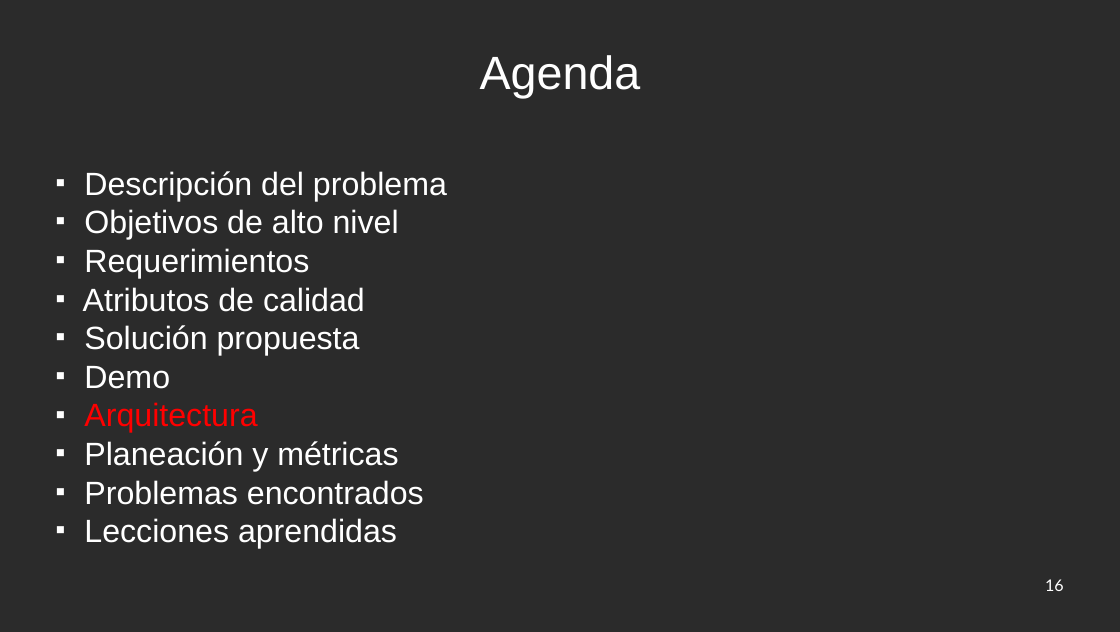
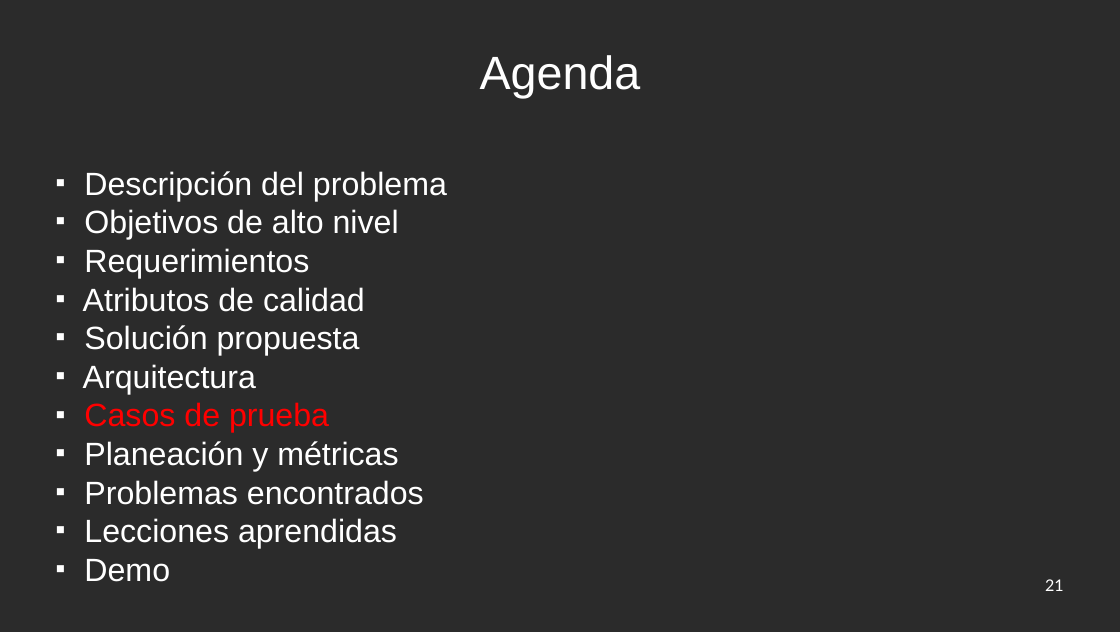
Before and after one commit to jw92/PPR, a slide deck: slide 21 of final.odp (slide 16 before the commit). Drawn at 1120x632 pixels with LibreOffice and Linux fonts; fonts in the diff are those of the drawing; background and template pictures are left out; a plain dark background stands for a picture behind light text. Boxes give left, top, right and bottom in pixels: in the first picture for what was removed or moved away, otherwise in the second. Text is boxed around its words. In the diff, an @@ line names an element or a change of style, - is before the commit and + after.

```diff
--- a/final.odp
+++ b/final.odp
@@ subtitle at (83, 364, 256, 394): text colour #FF0000 to #FFFFFF in "Arquitectura" @@
@@ subtitle at (84, 366, 170, 389): paragraph removed @@
-■ Demo
@@ subtitle at (84, 402, 329, 433): paragraph added @@
+■ Casos de prueba
@@ subtitle at (84, 559, 170, 582): paragraph added @@
+■ Demo
@@ page number at (1045, 579, 1064, 591): text changed @@
-16
+21
```
Also in this commit, not shown: 9 other slides changed, 1 slide added.
